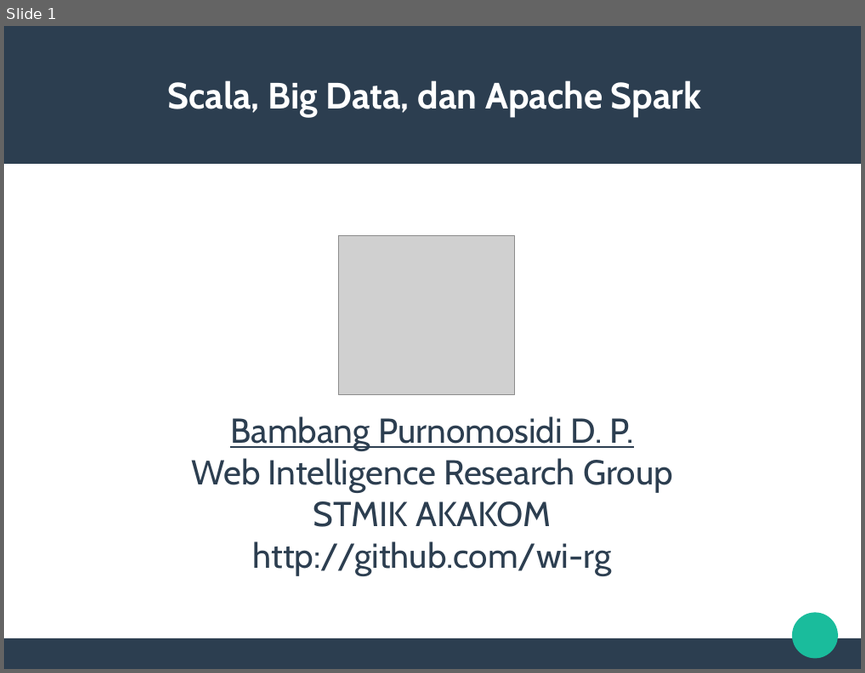
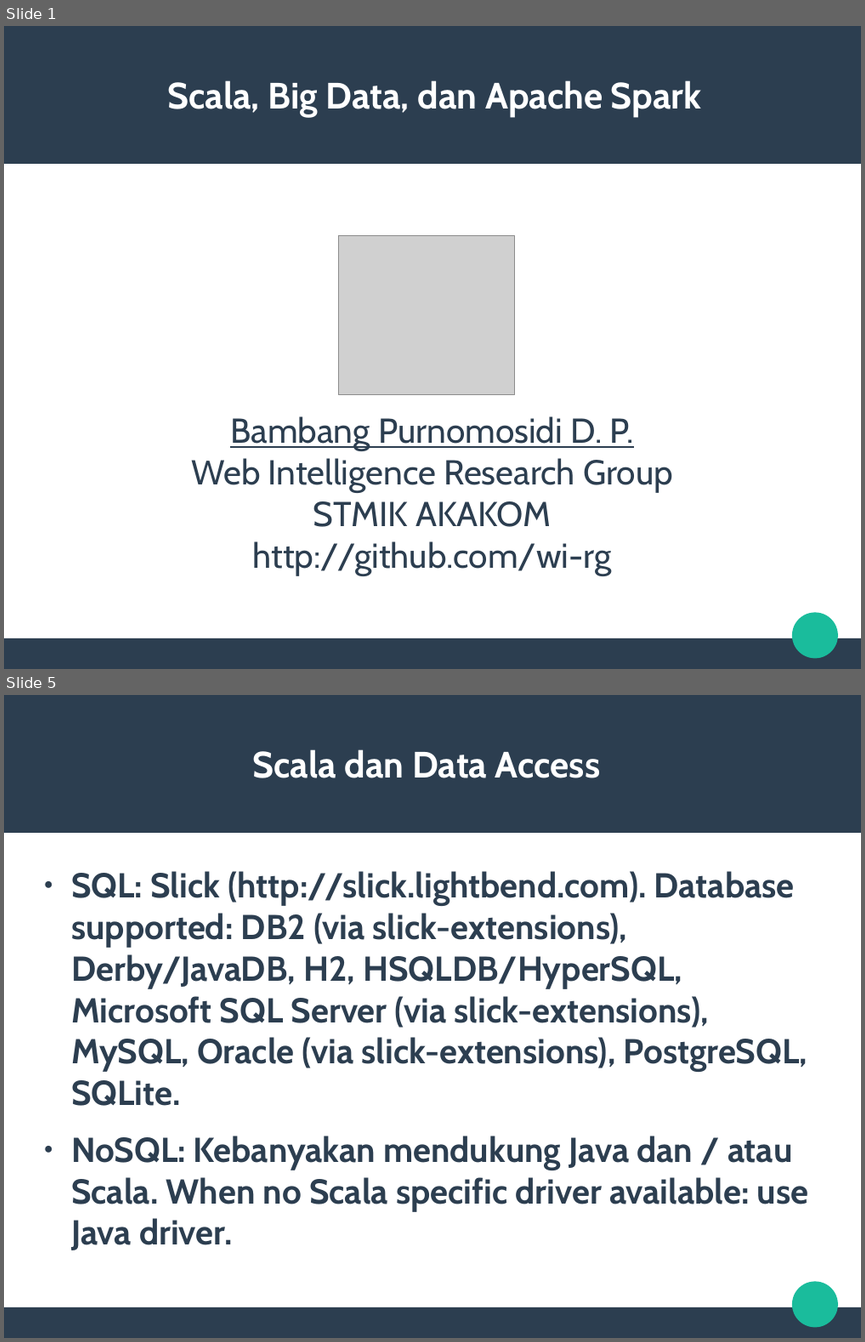
Before and after one commit to wi-rg/presentation, a slide deck: scala-bigdata-spark/scala-bigdata-spark.odp. Shown one above the other, each under a label of ours: slide 1 before the commit, slides 1 and 5 after it; the slides between them are not shown. The pictures are 865x673 and 865x1342 pixels, drawn with LibreOffice and Linux fonts; fonts in the diff are those of the drawing; grey boxes stand for pictures. Boxes give left, top, right and bottom in pixels: in the first picture for what was removed or moved away, otherwise in the second. Text is boxed around its words. In the diff, an @@ line names an element or a change of style, - is before the commit and + after.

Commit message:
Finish Scala-BigData-Spark presentation

```diff
--- a/scala-bigdata-spark/scala-bigdata-spark.odp
+++ b/scala-bigdata-spark/scala-bigdata-spark.odp
@@ slide 5 added at [4, 695, 861, 1338], background #FFFFFF; not listed: 3 template elements that a slide beside it also shows @@
@@ title added at [253, 749, 600, 778], 33.9 pt, text #FFFFFF, bold @@
+Scala dan Data Access
@@ text added at [71, 871, 809, 1250], 32 pt, text #2C3E50, bold @@
+● SQL: Slick (http://slick.lightbend.com). Database supported: DB2 (via slick-extensions), Derby/JavaDB, H2, HSQLDB/HyperSQL, Microsoft SQL Server (via slick-extensions), MySQL, Oracle (via slick-extensions), PostgreSQL, SQLite.
+● NoSQL: Kebanyakan mendukung Java dan / atau Scala. When no Scala specific driver available: use Java driver.
```
Also in this commit, not shown: 6 other slides added, 1 other file.
